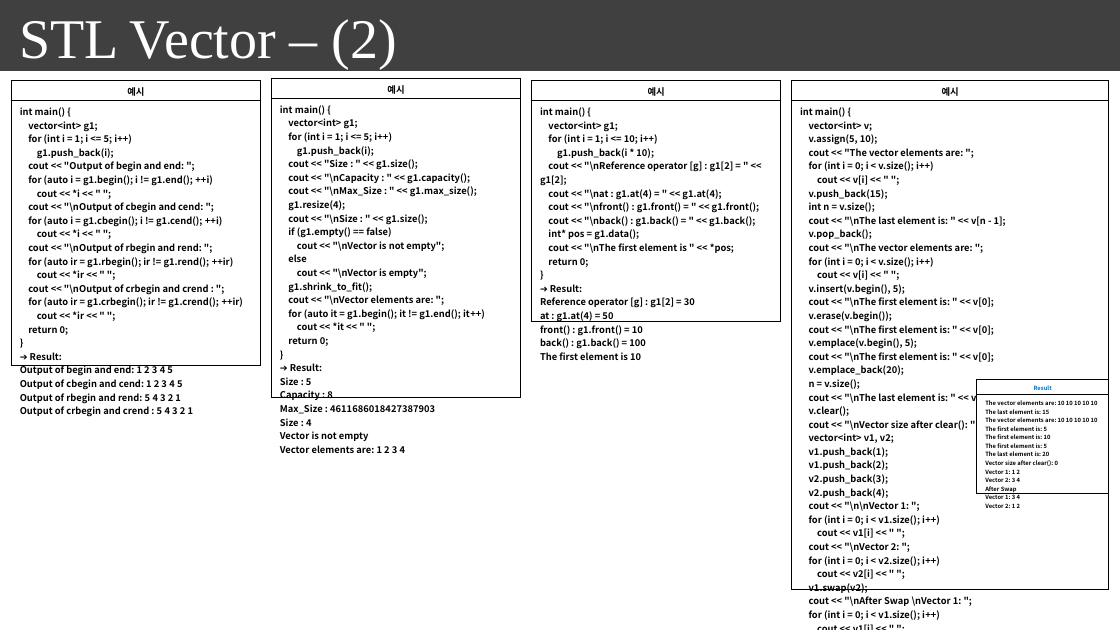
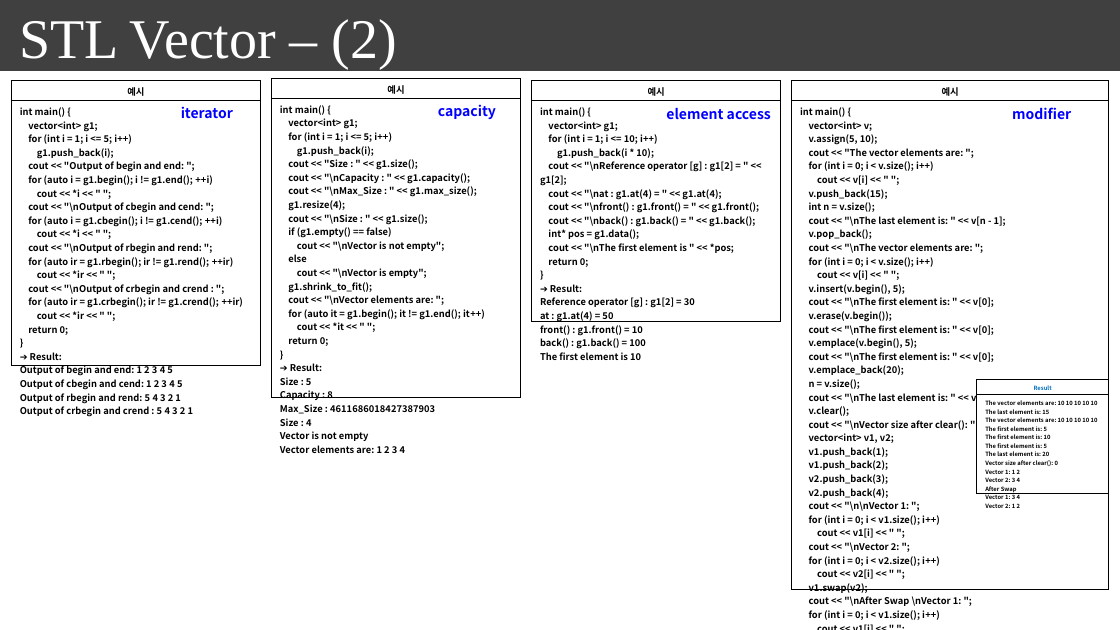
Before and after one commit to seonghokim/Study, a slide deck: slide 47 of everything in c++.pptx. Drawn at 1120x630 pixels with LibreOffice and Linux fonts; fonts in the diff are those of the drawing; background and template pictures are left out. Boxes give left, top, right and bottom in pixels: in the first picture for what was removed or moved away, otherwise in the second. Text is boxed around its words. In the diff, an @@ line names an element or a change of style, - is before the commit and + after.

```diff
--- a/everything in c++.pptx
+++ b/everything in c++.pptx
@@ text added at [181,106,233,118], 12 pt, text #0000FF, bold @@
+iterator
@@ text added at [438,104,496,119], 12 pt, text #0000FF, bold @@
+capacity
@@ text added at [666,108,771,120], 12 pt, text #0000FF, bold @@
+element access
@@ text added at [1012,107,1071,120], 12 pt, text #0000FF, bold @@
+modifier
```
Also in this commit, not shown: 8 other slides changed, 5 slides added.
